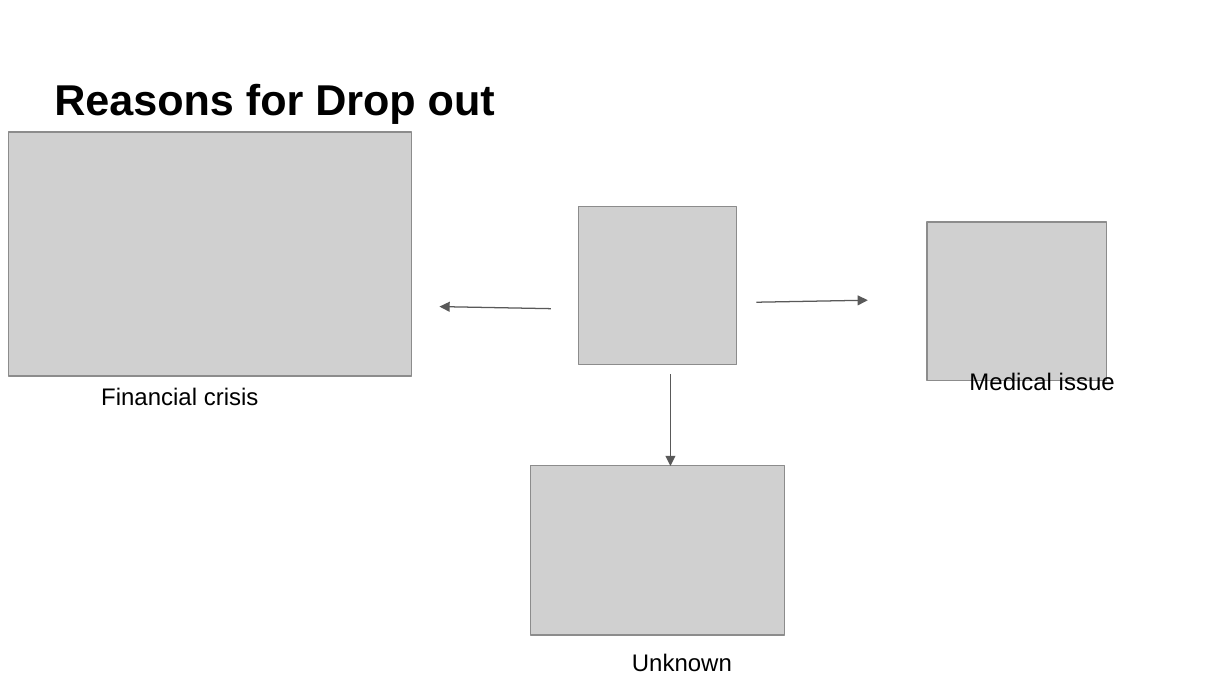
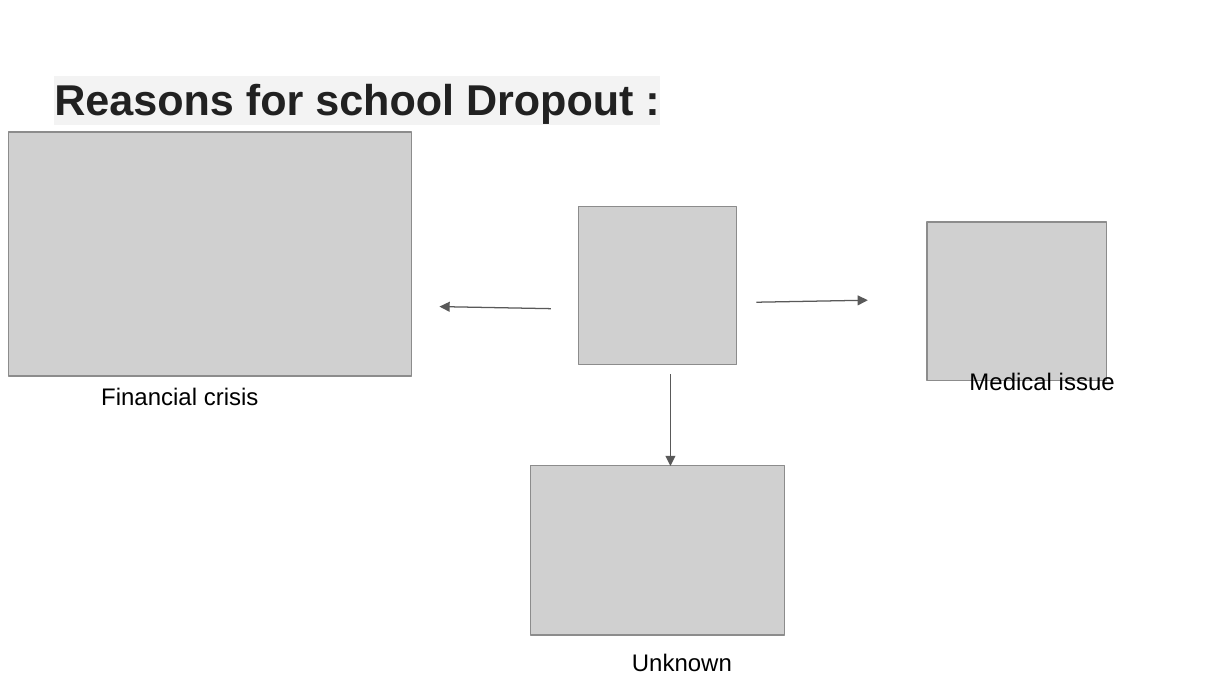
Before and after one commit to karpagamitech/CISHack-KARPAGAM, a slide deck: slide 4 of devils/presentation/PROJECT PROPOSAL.pptx. Drawn at 1232x693 pixels with LibreOffice and Linux fonts; fonts in the diff are those of the drawing; grey boxes stand for pictures. Boxes give left, top, right and bottom in pixels: in the first picture for what was removed or moved away, otherwise in the second. Text is boxed around its words. In the diff, an @@ line names an element or a change of style, - is before the commit and + after.

```diff
--- a/devils/presentation/PROJECT PROPOSAL.pptx
+++ b/devils/presentation/PROJECT PROPOSAL.pptx
@@ title at [54,83,633,123]: text changed; text colour #000000 to #212121 @@
-Reasons for Drop out
+Reasons for school Dropout :
```
Also in this commit, not shown: 6 other slides changed.
